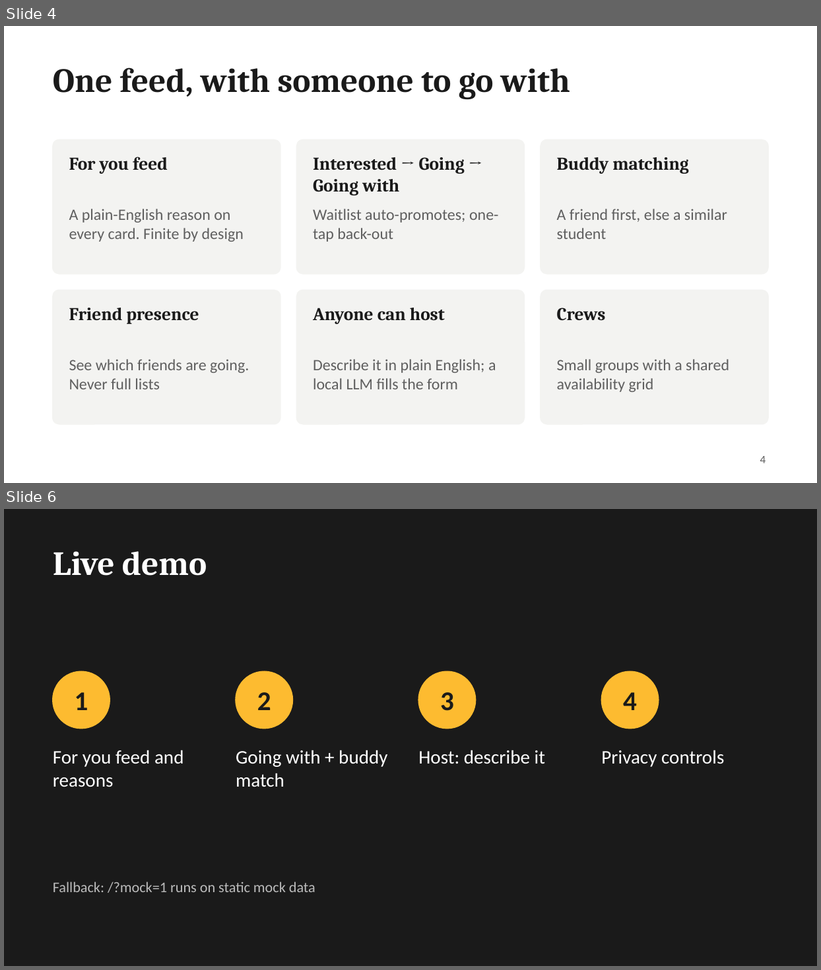
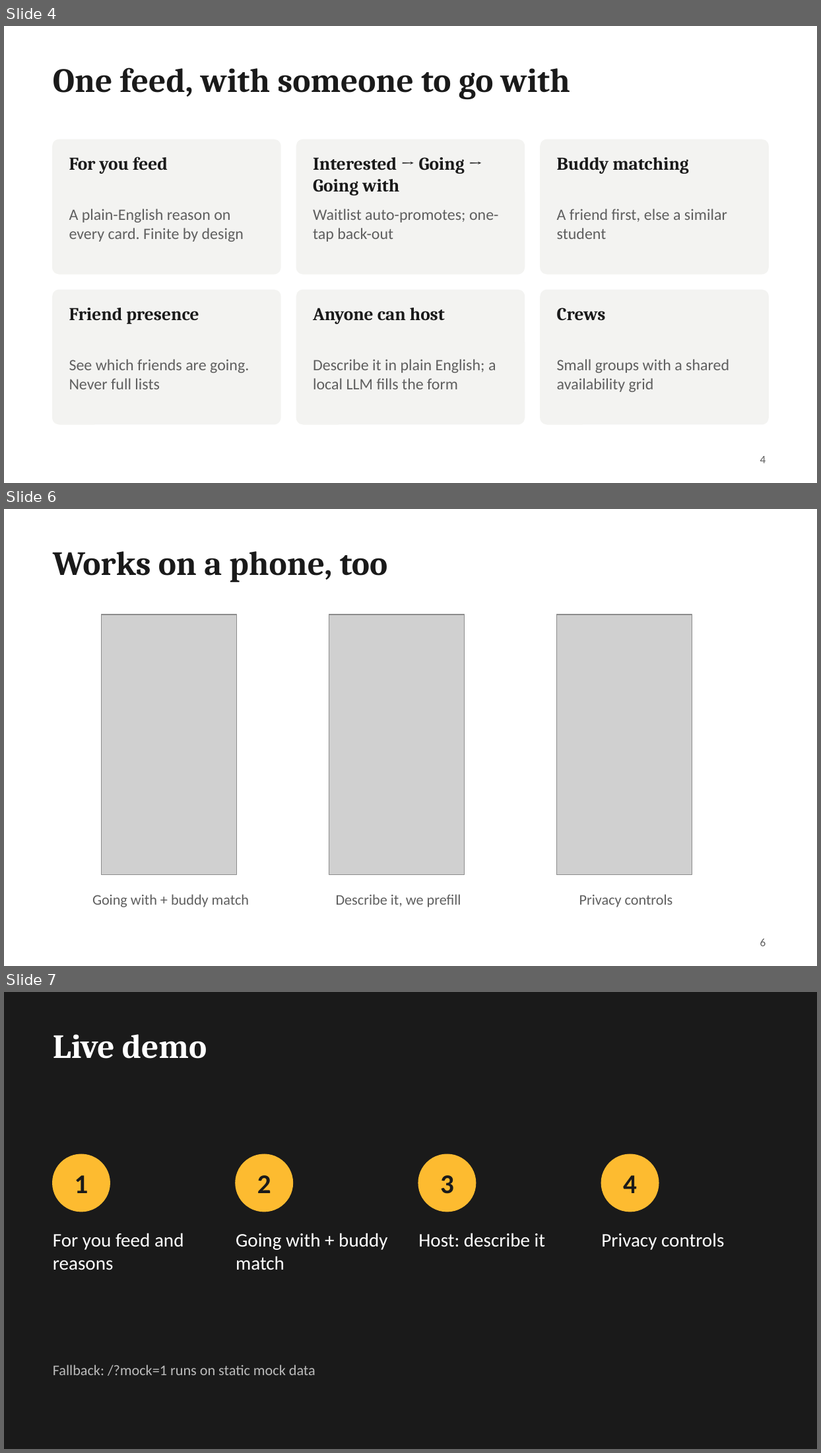
Before and after one commit to cbell108/guild, a slide deck: docs/deck/campus-hangouts.pptx. Shown one above the other, each under a label of ours: slides 4 and 6 before the commit, slides 4, 6 and 7 after it; the slides between them are not shown. The pictures are 821x970 and 821x1453 pixels, drawn with LibreOffice and Linux fonts; fonts in the diff are those of the drawing; grey boxes stand for pictures. Boxes give left, top, right and bottom in pixels: in the first picture for what was removed or moved away, otherwise in the second. Text is boxed around its words. In the diff, an @@ line names an element or a change of style, - is before the commit and + after.

```diff
--- a/docs/deck/campus-hangouts.pptx
+++ b/docs/deck/campus-hangouts.pptx
@@ slide 6 added at (4, 509, 817, 966), background #FFFFFF @@
@@ title added at (53, 551, 387, 582), 30 pt, text #1A1A1A, bold @@
+Works on a phone, too
@@ picture added at (102, 615, 236, 875) @@
@@ picture added at (329, 615, 464, 875) @@
@@ picture added at (557, 615, 692, 875) @@
@@ text added at (92, 894, 249, 908), 13 pt, text #5F5F5F @@
+Going with + buddy match
@@ text added at (336, 894, 461, 908), 13 pt, text #5F5F5F @@
+Describe it, we prefill
@@ text added at (580, 894, 673, 908), 13 pt, text #5F5F5F @@
+Privacy controls
@@ page number added at (760, 939, 766, 947), 10 pt, text #5F5F5F @@
+6
@@ what was slide 6 is now slide 7 @@
```
Also in this commit, not shown: 2 slides changed, 6 other files.
